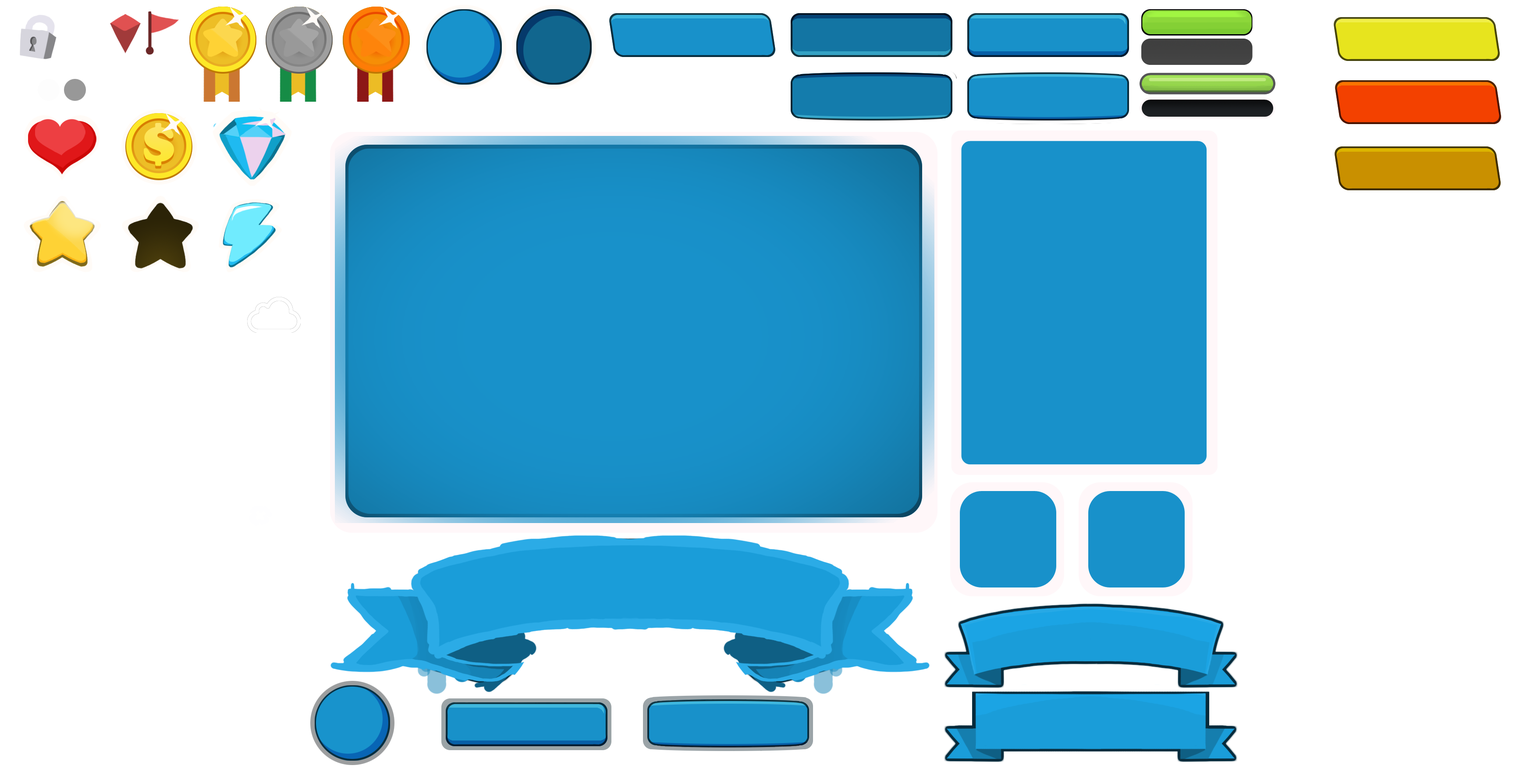
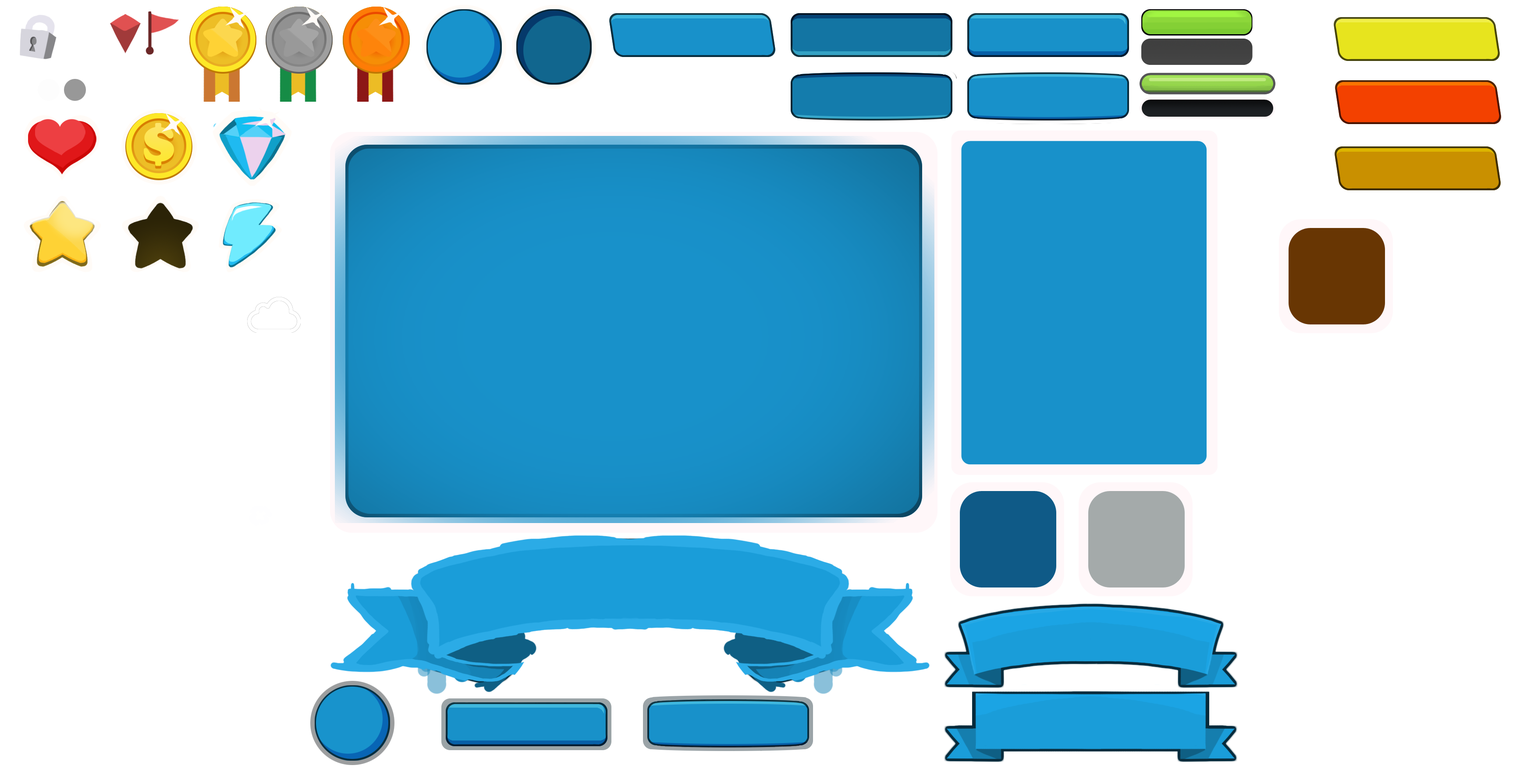
Comparing the layer stacks of the two 1534×769 images. Changes:
added group "Mars" with 2 layers above "Squre Box" over [1279, 219, 1394, 334]
added layer "Layer 24 copy #1" in group "Mars" over [1288, 227, 1386, 325]
added layer "Layer 22 copy 2 #1" in group "Mars" over [1279, 219, 1394, 334]
painted on "Layer 24 copy 2" over [1088, 490, 1185, 588]
painted on "Layer 24 copy" over [959, 490, 1057, 588]
